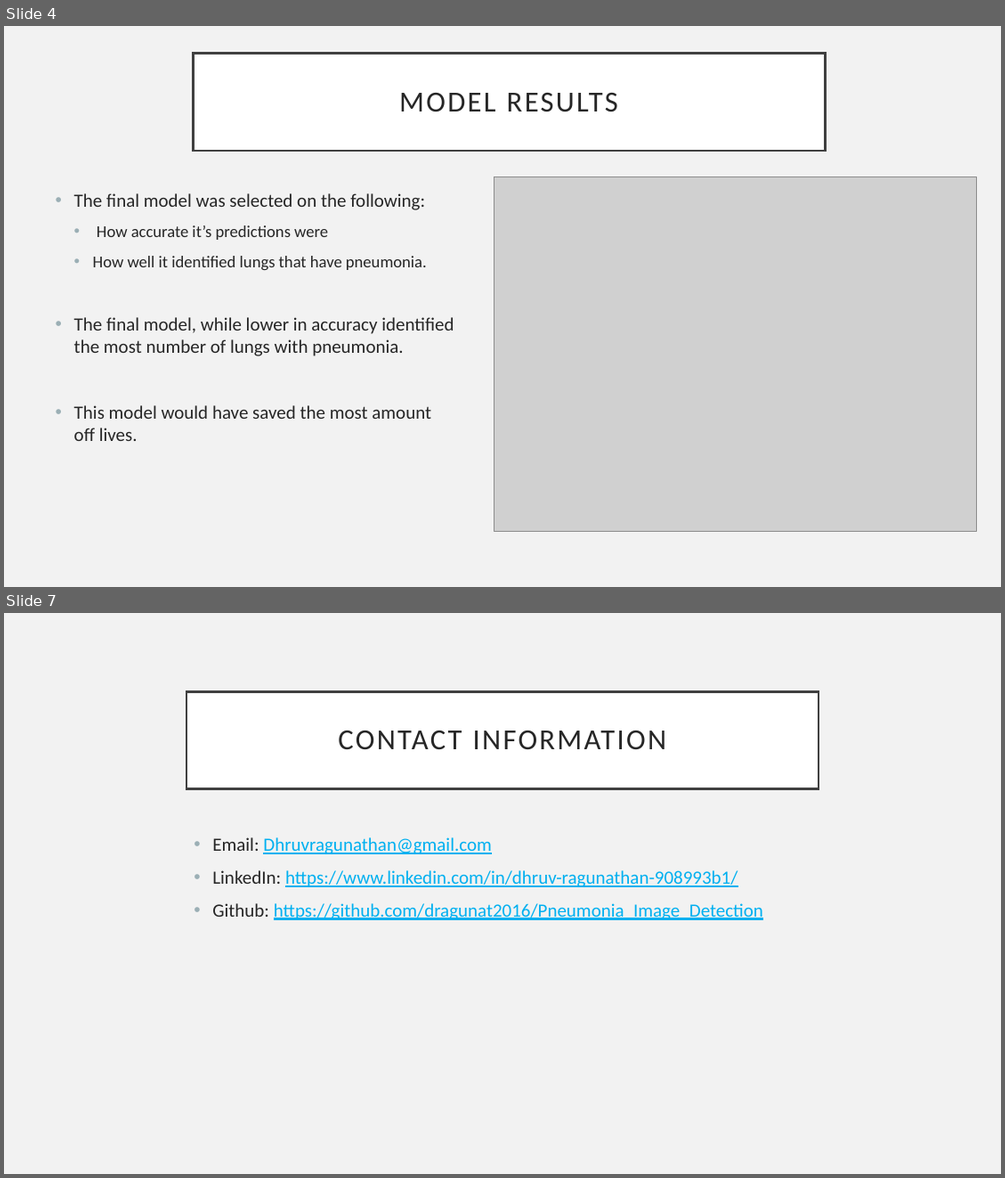
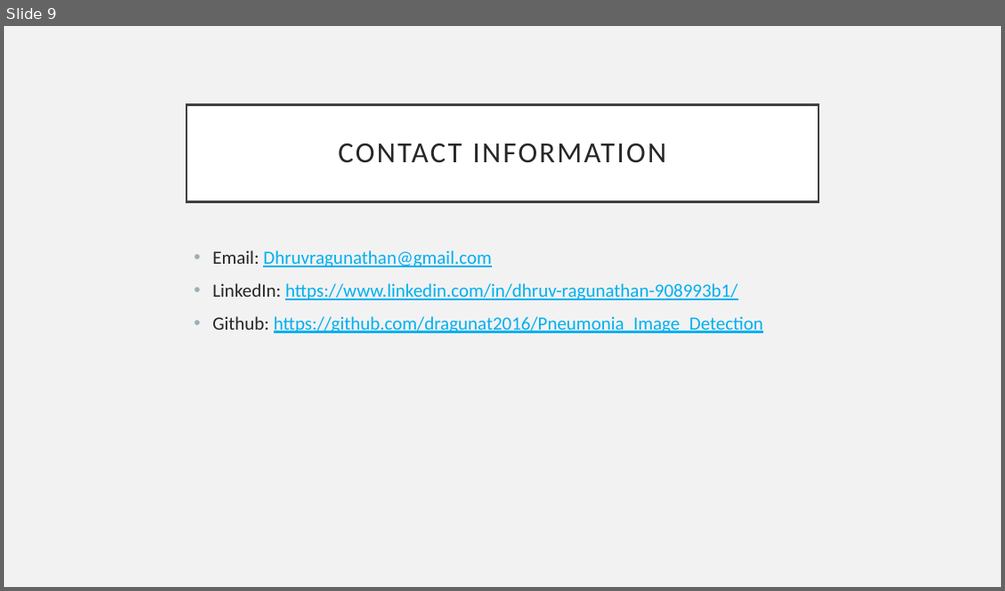
Before and after one commit to dragunat2016/Pneumonia_Image_Detection, a slide deck: Presentation/Presentation.pptx. Shown one above the other, each under a label of ours: slides 4 and 7 before the commit, slide 9 after it; the slides between them are not shown. The pictures are 1005x1178 and 1005x591 pixels, drawn with LibreOffice and Linux fonts; fonts in the diff are those of the drawing; grey boxes stand for pictures. Boxes give left, top, right and bottom in pixels: in the first picture for what was removed or moved away, otherwise in the second. Text is boxed around its words. In the diff, an @@ line names an element or a change of style, - is before the commit and + after.

```diff
--- a/Presentation/Presentation.pptx
+++ b/Presentation/Presentation.pptx
@@ slide 4 removed at [4, 26, 1001, 587], background #F2F2F2 @@
@@ title removed at [194, 54, 825, 151] @@
-MODEL RESULTS
@@ picture removed at [494, 176, 977, 531] @@
@@ text removed at [74, 193, 453, 441] @@
-• The final model was selected on the following:
-  • How accurate it’s predictions were
-  • How well it identified lungs that have pneumonia.
-• The final model, while lower in accuracy identified the most number of lungs with pneumonia.
-• This model would have saved the most amount off lives.
@@ what was slide 7 is now slide 9 @@
```
Also in this commit, not shown: 4 slides changed, 4 slides added, 1 other slide removed, 5 other files.
